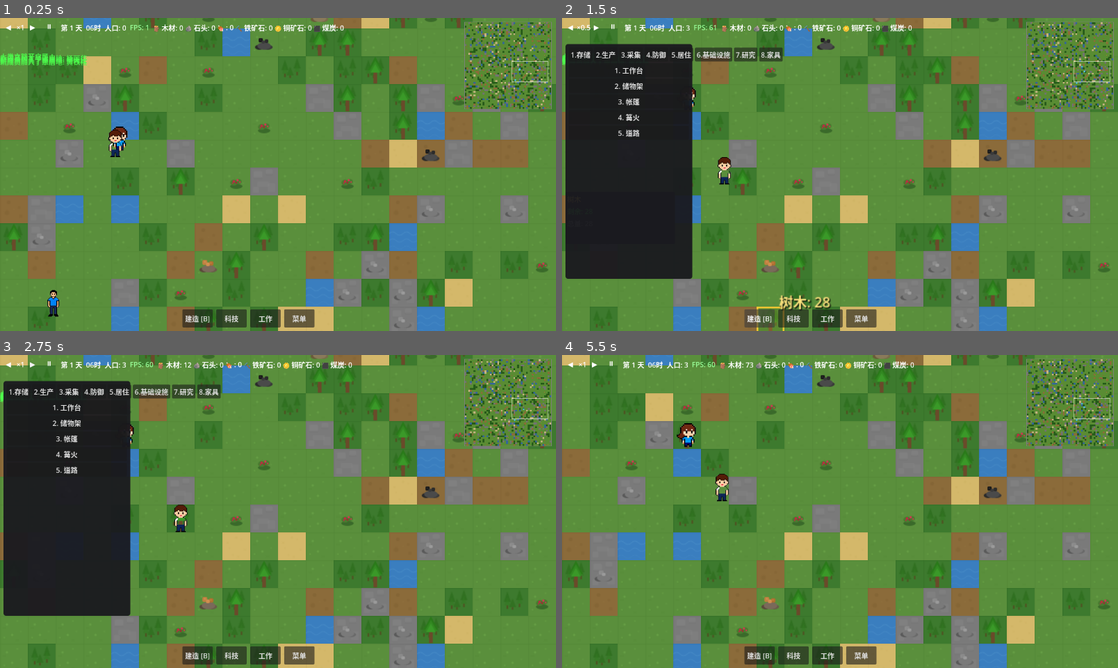
Above: before the commit, frames 1-4 (two rows, left to right).
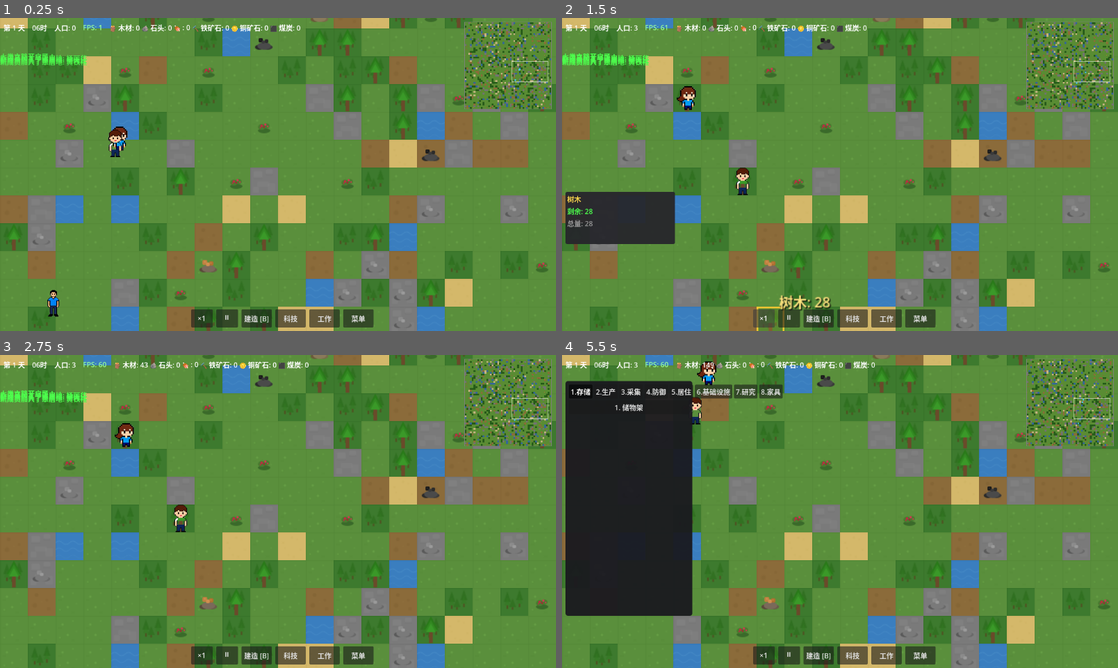
Above: after the commit, the same moments.

Repository: ZhanXuzhao/the-path-of-humanity
Game: Godot game, scene res://scenes/game.tscn
Two runs of this game, one before a commit and one after it. Both use one fixed random seed, a clock stepped at 60 frames per second and the inputs below.
Inputs (mouse positions are in pixels of both pictures, inside the frame that each line leads up to):
- Up to frame 1 (0.25 s): no input
- Up to frame 2 (1.5 s): click (573, 27) at 0.5 s, where only the run before the commit has a clickable "◀"; click (762, 318) at 1.25 s, where only the run after the commit has a clickable "×1"
- Up to frame 3 (2.75 s): click (33, 364) at 2 s, where only the run before the commit has a clickable "▶"
- Up to frame 4 (5.5 s): click "⏸" at 2.75 s; click "▶" (after the commit: "⏸") at 3.5 s; click "建造 [B]" at 4.25 s; click (578, 392) at 5 s, where only the run after the commit has a clickable "1.存储"

The runs differ from the first frame. In frame 1, 1.9% of the frame differs, in the area x 0-68%, y 2-99%; in frame 2, 17%; in frame 3, 20%; in frame 4, 20%, in the area x 0-95%, y 2-99%.

Commit message:
建造菜单: 点击建筑直接进入建造模式，移除多余建造按钮

Diff:
--- a/scenes/game.tscn
+++ b/scenes/game.tscn
@@ -71,37 +71,10 @@
 [node name="TopBar" type="HBoxContainer" parent="UI/HUD"]
 anchors_preset = 0
 offset_left = 8.0
-offset_top = 2.0
+offset_top = 4.0
 offset_right = 640.0
-offset_bottom = 42.0
-theme_override_constants/separation = 8
-
-[node name="SpeedBox" type="HBoxContainer" parent="UI/HUD/TopBar"]
-theme_override_constants/separation = 2
-
-[node name="SpeedDownBtn" type="Button" parent="UI/HUD/TopBar/SpeedBox"]
-custom_minimum_size = Vector2(24, 36)
-flat = true
-theme_override_colors/font_color = Color(1, 1, 1, 1)
-text = "◀"
-
-[node name="SpeedLabel" type="Label" parent="UI/HUD/TopBar/SpeedBox"]
-custom_minimum_size = Vector2(28, 36)
-text = "×1"
-horizontal_alignment = 1
-vertical_alignment = 1
-
-[node name="SpeedUpBtn" type="Button" parent="UI/HUD/TopBar/SpeedBox"]
-custom_minimum_size = Vector2(24, 36)
-flat = true
-theme_override_colors/font_color = Color(1, 1, 1, 1)
-text = "▶"
-
-[node name="PauseBtn" type="Button" parent="UI/HUD/TopBar"]
-custom_minimum_size = Vector2(36, 36)
-flat = true
-theme_override_colors/font_color = Color(1, 1, 1, 1)
-text = "⏸"
+offset_bottom = 40.0
+theme_override_constants/separation = 16
 
 [node name="DayLabel" type="Label" parent="UI/HUD/TopBar"]
 theme_override_colors/font_color = Color(1, 1, 1, 1)
@@ -138,11 +111,19 @@
 anchor_left = 0.5
 anchor_top = 1.0
 anchor_right = 0.5
-offset_left = -220.0
+offset_left = -200.0
 offset_top = -50.0
-offset_right = 220.0
+offset_right = 200.0
 offset_bottom = -8.0
 theme_override_constants/separation = 8
+
+[node name="SpeedBtn" type="Button" parent="UI/HUD/BottomBar"]
+custom_minimum_size = Vector2(50, 40)
+text = "×1"
+
+[node name="PauseBtn" type="Button" parent="UI/HUD/BottomBar"]
+custom_minimum_size = Vector2(50, 40)
+text = "⏸"
 
 [node name="BuildBtn" type="Button" parent="UI/HUD/BottomBar"]
 custom_minimum_size = Vector2(70, 40)
--- a/scripts/core/game.gd
+++ b/scripts/core/game.gd
@@ -40,12 +40,12 @@
 
 # 选中资源节点
 var selected_resource_pos: Vector2i = Vector2i(-1, -1)
-var selected_resource_deposit = null # World.ResourceDeposit
+var selected_resource_deposit = null  # World.ResourceDeposit
 signal resource_selected(pos: Vector2i, deposit)
 signal resource_deselected()
 
 # 建筑建造重试冷却（防止反复给同一缺物资建筑分配任务）
-var _construction_retry_cooldown: Dictionary = {} # "x,y" -> frame_number
+var _construction_retry_cooldown: Dictionary = {}  # "x,y" -> frame_number
 
 # 自主行为计时器（每2秒执行一次）
 var _autonomy_timer: float = 0.0
@@ -56,7 +56,7 @@
 		_gm.load_game(true)
 
 	# 启动游戏状态
-	if _gm.state != 1: # GameState.PLAYING
+	if _gm.state != 1:  # GameState.PLAYING
 		_gm.start_game()
 
 	# 检查是否有读档数据
@@ -70,12 +70,6 @@
 		# 新游戏 - 初始化世界和定居者
 		_generate_initial_area()
 		_spawn_initial_settlers()
-
-	# 应用世界可配置参数（采集量、资源倍率）
-	world.apply_settings(
-		_gm.settings.get("resource_amount_multiplier", 5.0),
-		_gm.settings.get("harvest_amount", 5.0)
-	)
 
 	# 初始化系统引用
 	if building_system:
@@ -149,7 +143,7 @@
 	# 创建预览精灵
 	if build_preview == null:
 		build_preview = Sprite2D.new()
-		build_preview.z_index = 100 # 确保预览始终在最上层
+		build_preview.z_index = 100  # 确保预览始终在最上层
 		add_child(build_preview)
 
 	# 设置建筑预览纹理
@@ -195,9 +189,9 @@
 		# 检查建造合法性并设置颜色
 		var check = building_system.can_place_building(selected_building, mouse_grid_pos)
 		if check.can_place:
-			build_preview.modulate = Color(0, 1, 0, 0.5) # 绿色-可建造
+			build_preview.modulate = Color(0, 1, 0, 0.5)  # 绿色-可建造
 		else:
-			build_preview.modulate = Color(1, 0, 0, 0.5) # 红色-不可建造
+			build_preview.modulate = Color(1, 0, 0, 0.5)  # 红色-不可建造
 
 func _try_place_building():
 	if not build_mode or selected_building == "":
@@ -216,7 +210,7 @@
 func _find_settler_at_pos(global_pos: Vector2):
 	"""查找指定位置附近的定居者，返回定居者或 null"""
 	var closest = null
-	var closest_dist = world.tile_size * 0.6 # 约19像素，匹配角色视觉大小
+	var closest_dist = world.tile_size * 0.6  # 约19像素，匹配角色视觉大小
 
 	for s in settlers:
 		if not is_instance_valid(s):
@@ -542,38 +536,6 @@
 				hud.pause_btn.text = "▶" if _gm.state == 2 else "⏸"
 			get_viewport().set_input_as_handled()
 
-		# 快捷键 =：加速游戏
-		if event.keycode == KEY_EQUAL:
-			var speeds = _gm.speed_levels
-			var current = _gm.time_speed
-			var idx = speeds.find(current)
-			if idx >= 0 and idx < len(speeds) - 1:
-				idx += 1
-				_gm.set_time_speed(speeds[idx])
-				_update_speed_display()
-			get_viewport().set_input_as_handled()
-
-		# 快捷键 -：减速游戏
-		if event.keycode == KEY_MINUS:
-			var speeds = _gm.speed_levels
-			var current = _gm.time_speed
-			var idx = speeds.find(current)
-			if idx > 0:
-				idx -= 1
-				_gm.set_time_speed(speeds[idx])
-				_update_speed_display()
-			get_viewport().set_input_as_handled()
-
-func _update_speed_display():
-	"""更新 HUD 速度显示"""
-	var hud = get_node_or_null("UI/HUD")
-	if hud and hud.speed_label:
-		var speed = _gm.time_speed
-		if speed == int(speed):
-			hud.speed_label.text = "×%d" % speed
-		else:
-			hud.speed_label.text = "×%.1f" % speed
-
 # ==================== 存档恢复 ====================
 
 func _restore_from_save(data: Dictionary):
@@ -682,7 +644,7 @@
 			if not has_any_material:
 				# 没有任何材料可用，加入冷却防止反复尝试
 				_construction_retry_cooldown[bld_key] = current_frame
-				continue # 跳过此建筑，角色去做其他工作
+				continue  # 跳过此建筑，角色去做其他工作
 
 		var center_pixel = _grid_to_world(bld.grid_pos + bld.get_size() / 2)
 		tasks.append({
@@ -743,20 +705,20 @@
 		var best_task = null
 		var best_score = INF
 		var best_idx = -1
-		var best_priority = 0 # 记录当前最高优先级
+		var best_priority = 0  # 记录当前最高优先级
 
 		for i in range(tasks.size()):
 			var t = tasks[i]
 
 			# 检查该定居者是否允许做此工作类型
-			var pri = 0 # 不允许
+			var pri = 0  # 不允许
 			if work_manager:
 				var wt = t.get("work_type", -1)
 				if wt >= 0:
 					pri = work_manager.get_priority(sid, wt)
 
 			if pri <= 0:
-				continue # 该定居者不做此类型工作
+				continue  # 该定居者不做此类型工作
 
 			# 制作任务需要检查是否有其他定居者已经在做
 			if t.get("type") == "CRAFT":
@@ -794,19 +756,19 @@
 		tasks.remove_at(best_idx)
 		settler.assign_task(best_task)
 
-func _scan_nearby_resources(settler_list: Array) -> Array:
+func _scan_nearby_resources(settlers: Array) -> Array:
 	"""扫描定居者周围的可采集资源"""
 	var result: Array = []
 	var scanned_chunks: Dictionary = {}
 
 	# 决定搜索范围：以所有空闲定居者位置为中心
-	var search_radius = 5 # 区块半径
-	if settler_list.is_empty():
+	var search_radius = 5  # 区块半径
+	if settlers.is_empty():
 		return result
 
 	var center_chunk = world.global_to_chunk(Vector2i(
-		int(settler_list[0].position.x / world.tile_size),
-		int(settler_list[0].position.y / world.tile_size)
+		int(settlers[0].position.x / world.tile_size),
+		int(settlers[0].position.y / world.tile_size)
 	))
 
 	for cx in range(center_chunk.x - search_radius, center_chunk.x + search_radius + 1):
@@ -861,20 +823,20 @@
 
 	return result
 
-func _scan_material_hauling_tasks(_settlers: Array) -> Array:
+func _scan_material_hauling_tasks(settlers: Array) -> Array:
 	"""扫描需要搬运物资的建筑（施工工地/生产建筑），生成搬运任务"""
 	var result: Array = []
 	if building_system == null:
 		return result
 
-	var haul_tasks_added: Dictionary = {} # 防止重复添加
+	var haul_tasks_added: Dictionary = {}  # 防止重复添加
 
 	# 1. 施工工地——检查缺哪些材料
 	for bld in building_system.get_uncompleted_buildings():
 		if bld.is_materials_ready():
 			continue
 		var missing = bld.get_missing_materials()
-		var _bld_center = _grid_to_world(bld.grid_pos + bld.get_size() / 2)
+		var bld_center = _grid_to_world(bld.grid_pos + bld.get_size() / 2)
 
 		for mat_id in missing.keys():
 			var needed = missing[mat_id]
@@ -885,7 +847,7 @@
 			# 检查是否有来源可取材料
 			var source_pos = _find_material_source(mat_id)
 			if source_pos == null:
-				continue # 没有任何来源
+				continue  # 没有任何来源
 
 			haul_tasks_added[task_key] = true
 			var source_world_pos = source_pos.world_pos if source_pos.has("world_pos") else Vector2.ZERO
@@ -893,13 +855,13 @@
 				"id": task_key,
 				"type": "HAUL_CONSTRUCT",
 				"target_pos": bld.grid_pos,
-				"target_world_pos": source_world_pos, # 先去来源地
+				"target_world_pos": source_world_pos,  # 先去来源地
 				"target_bld_pos": bld.grid_pos,
 				"source_type": source_pos.type,
 				"source_bld_pos": source_pos.get("bld_pos", Vector2i.ZERO),
 				"item_id": mat_id,
 				"amount": needed,
-				"haul_phase": "fetch", # 初始阶段：取货
+				"haul_phase": "fetch",  # 初始阶段：取货
 				"skill": "",
 				"work_type": WorkManager.WorkType.HAULING,
 			})
@@ -914,7 +876,7 @@
 			var needed = data.consumes[mat_id]
 			# 检查库存是否缺少
 			if bld.inventory != null and bld.inventory.has_item(mat_id, needed):
-				continue # 材料充足
+				continue  # 材料充足
 
 			var task_key = "haul_prod_%d_%d_%s" % [bld.grid_pos.x, bld.grid_pos.y, mat_id]
 			if haul_tasks_added.has(task_key):
@@ -930,13 +892,13 @@
 				"id": task_key,
 				"type": "HAUL_CONSTRUCT",
 				"target_pos": bld.grid_pos,
-				"target_world_pos": source_world_pos, # 先去来源地
+				"target_world_pos": source_world_pos,  # 先去来源地
 				"target_bld_pos": bld.grid_pos,
 				"source_type": source_pos.type,
 				"source_bld_pos": source_pos.get("bld_pos", Vector2i.ZERO),
 				"item_id": mat_id,
 				"amount": needed,
-				"haul_phase": "fetch", # 初始阶段：取货
+				"haul_phase": "fetch",  # 初始阶段：取货
 				"skill": "",
 				"work_type": WorkManager.WorkType.HAULING,
 			})
--- a/scripts/ui/build_menu.gd
+++ b/scripts/ui/build_menu.gd
@@ -11,7 +11,6 @@
 @onready var info_name: Label = $InfoPanel/Name
 @onready var info_desc: Label = $InfoPanel/Description
 @onready var info_materials: VBoxContainer = $InfoPanel/Materials
-@onready var build_btn: Button = $InfoPanel/BuildBtn
 
 var tech_system
 var building_system
@@ -53,9 +52,6 @@
 	_populate_categories()
 	_populate_buildings()
 
-	# 连接建造按钮信号
-	if build_btn:
-		build_btn.pressed.connect(_on_build_btn_pressed)
 
 func _input(event):
 	if not visible:
@@ -89,7 +85,6 @@
 				_populate_buildings()
 				info_panel.visible = false
 				selected_building = ""
-				build_btn.disabled = true
 				get_viewport().set_input_as_handled()
 
 func _populate_categories():
@@ -153,10 +148,6 @@
 	var bld_id = building_shortcut_map[index]
 	_on_building_selected(bld_id)
 
-	# 自动建造（仅当建筑信息已显示且材料足够时）
-	if build_btn and not build_btn.disabled:
-		_on_build_btn_pressed()
-
 	shortcut_category_active = false
 
 func _on_category_selected(category: int):
@@ -169,7 +160,6 @@
 	# 清空之前选中的建筑信息
 	info_panel.visible = false
 	selected_building = ""
-	build_btn.disabled = true
 
 func _on_building_selected(building_id: String):
 	selected_building = building_id
@@ -190,13 +180,8 @@
 		info_materials.add_child(label)
 
 	info_panel.visible = true
-	build_btn.disabled = false
 
-func _on_build_btn_pressed():
-	if selected_building == "":
-		return
-	# 进入建造模式
+	# 直接进入建造模式，无需额外点击建造按钮
 	var game = get_node("/root/Game")
 	if game.has_method("enter_build_mode"):
 		game.enter_build_mode(selected_building)
-	visible = false
--- a/scripts/ui/hud.gd
+++ b/scripts/ui/hud.gd
@@ -547,7 +547,7 @@
 			build_menu._populate_buildings()
 			build_menu.info_panel.visible = false
 			build_menu.selected_building = ""
-			build_menu.build_btn.disabled = true
+			# build_menu.build_btn.disabled = true
 			# 取消所有分类按钮的选中状态
 			for i in build_menu.category_tabs.get_child_count():
 				build_menu.category_tabs.get_child(i).button_pressed = false
